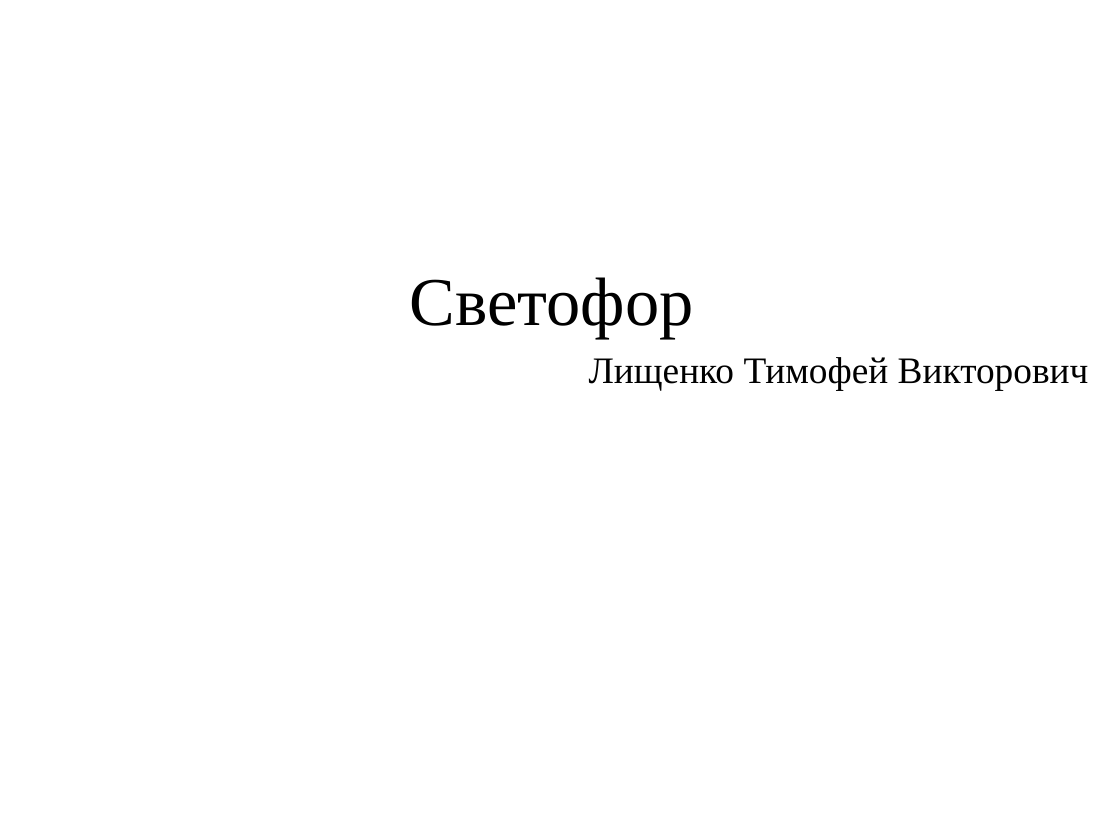
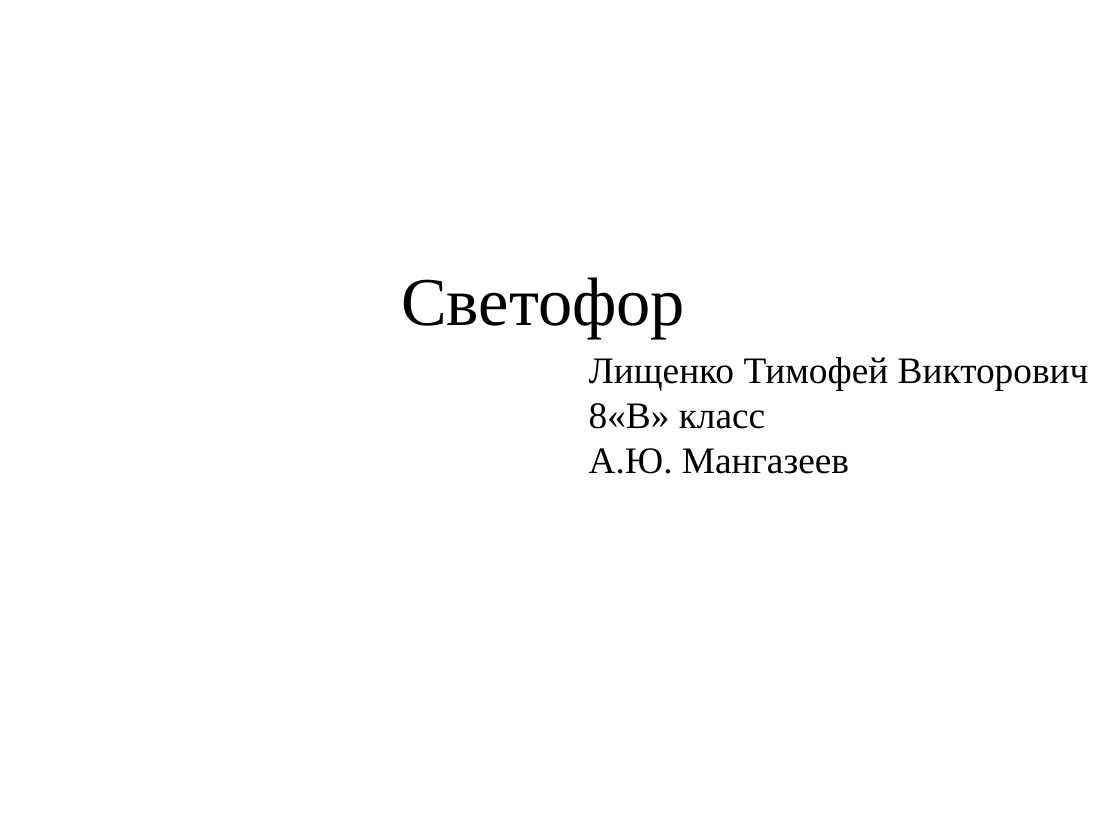
Before and after one commit to TimmmofeyD/TrafficLight, a slide deck: slide 1 of Presitation/TLPresintation.pptx. Drawn at 1120x840 pixels with LibreOffice and Linux fonts; fonts in the diff are those of the drawing. Boxes give left, top, right and bottom in pixels: in the first picture for what was removed or moved away, otherwise in the second. Text is boxed around its words. In the diff, an @@ line names an element or a change of style, - is before the commit and + after.

```diff
--- a/Presitation/TLPresintation.pptx
+++ b/Presitation/TLPresintation.pptx
@@ text "Светофор": place and size @@
-text "Светофор" at (410, 277, 694, 339)
+text "Светофор" at (401, 277, 685, 339)
@@ text at (589, 357, 1089, 474): text changed @@
-Лищенко Тимофей Викторович
+Лищенко Тимофей Викторович
+8«В» класс
+А.Ю. Мангазеев
```
Also in this commit, not shown: 7 other slides changed, 1 slide added, 1 slide removed.
